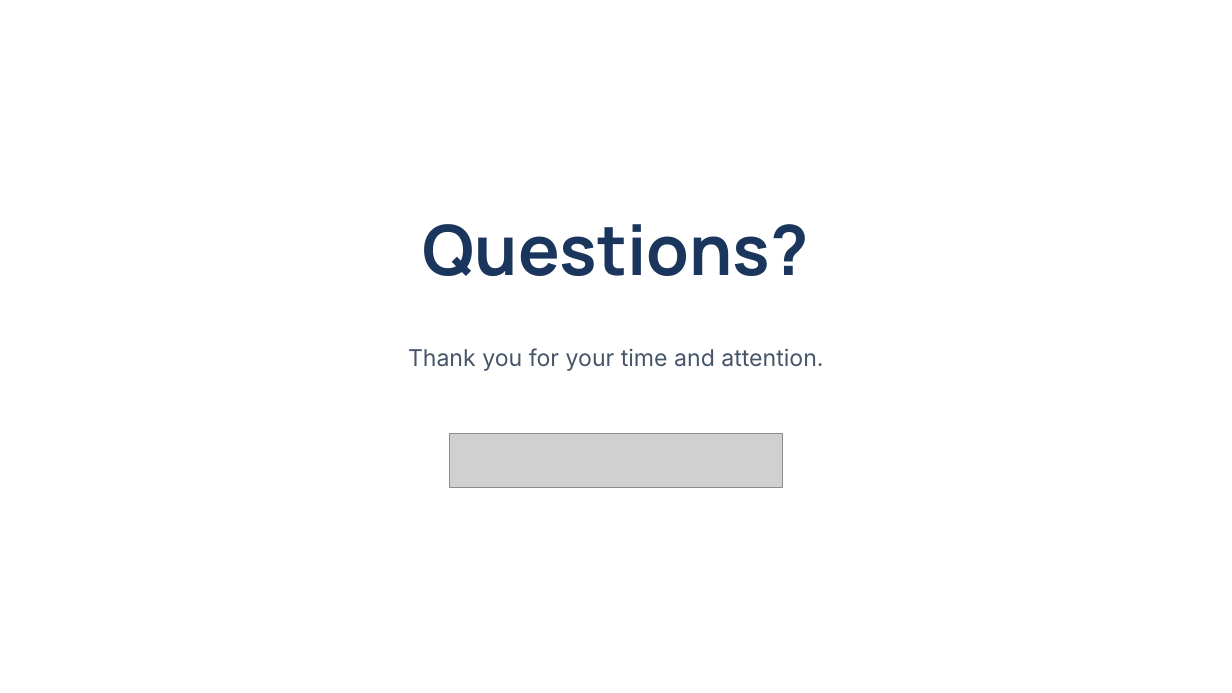
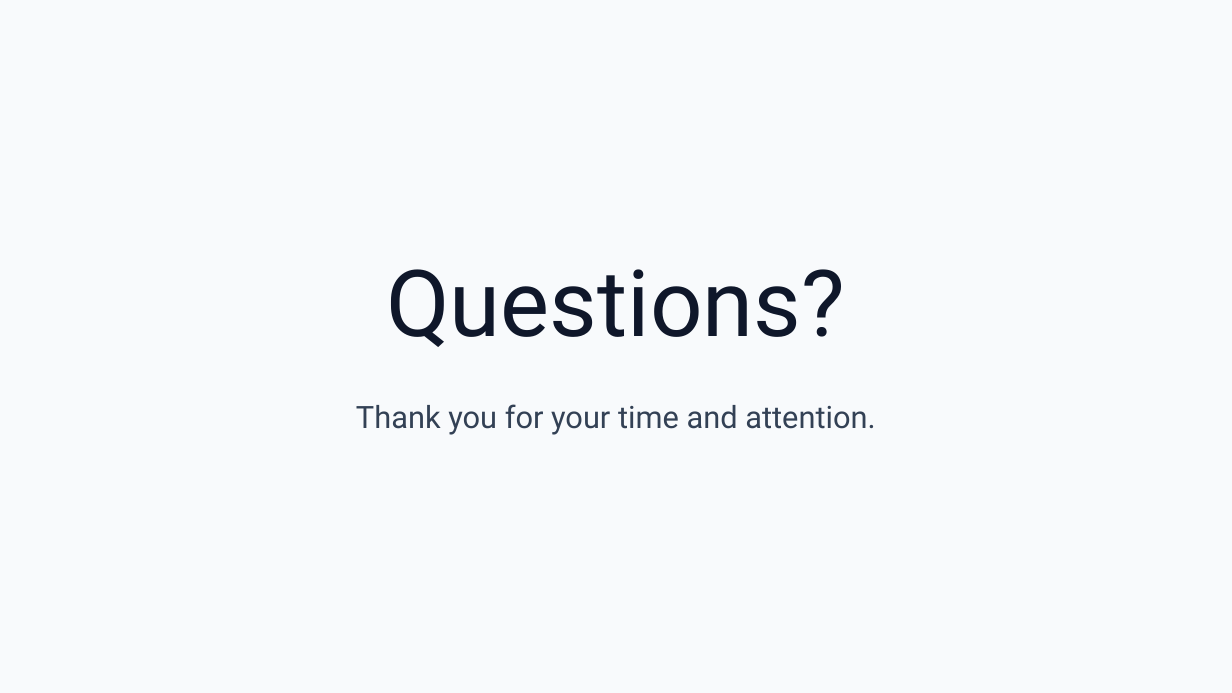
Before and after one commit to shuaib0606-bit/uiu-campusconnect, a slide deck: slide 21 of docs/project-reports/UIU-CampusConnect-project-presentation.pptx (slide 15 before the commit). Drawn at 1232x693 pixels with LibreOffice and Linux fonts; fonts in the diff are those of the drawing; grey boxes stand for pictures; background and template pictures are left out. Boxes give left, top, right and bottom in pixels: in the first picture for what was removed or moved away, otherwise in the second. Text is boxed around its words. In the diff, an @@ line names an element or a change of style, - is before the commit and + after.

```diff
--- a/docs/project-reports/UIU-CampusConnect-project-presentation.pptx
+++ b/docs/project-reports/UIU-CampusConnect-project-presentation.pptx
@@ text "Questions?": place and size @@
-text "Questions?" at <box>423,224,809,276</box>
+text "Questions?" at <box>386,269,845,347</box>
@@ text "Questions?" at <box>386,269,845,347</box>: size 54 to 72 pt, font Manrope to Roboto, text colour #1B365D to #0F172A, bold off @@
@@ text "Thank you for your time ...": place and size @@
-text "Thank you for your time ..." at <box>408,348,823,371</box>
+text "Thank you for your time ..." at <box>356,404,875,435</box>
@@ text "Thank you for your time ..." at <box>356,404,875,435</box>: size 18 to 24 pt, font Inter to Roboto, text colour #475569 to #334155; line spacing 28.8pt to 38.4pt @@
@@ picture removed at <box>449,433,783,487</box> @@
```
Also in this commit, not shown: 1 other slide changed, 19 slides added, 13 slides removed.
